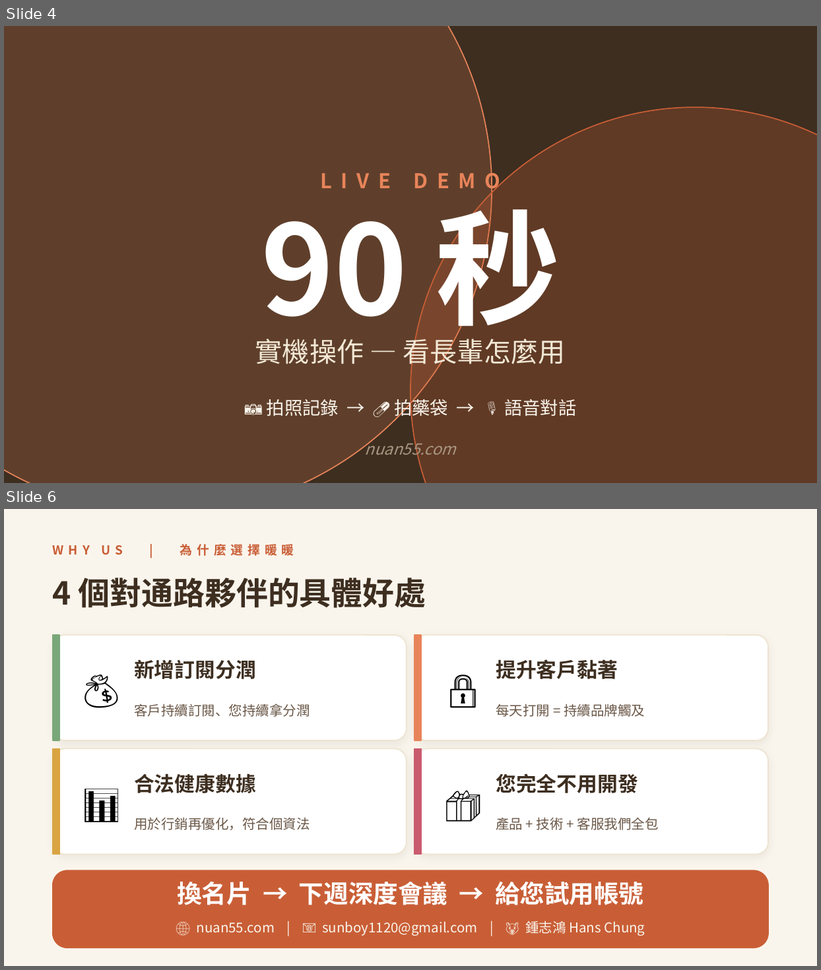
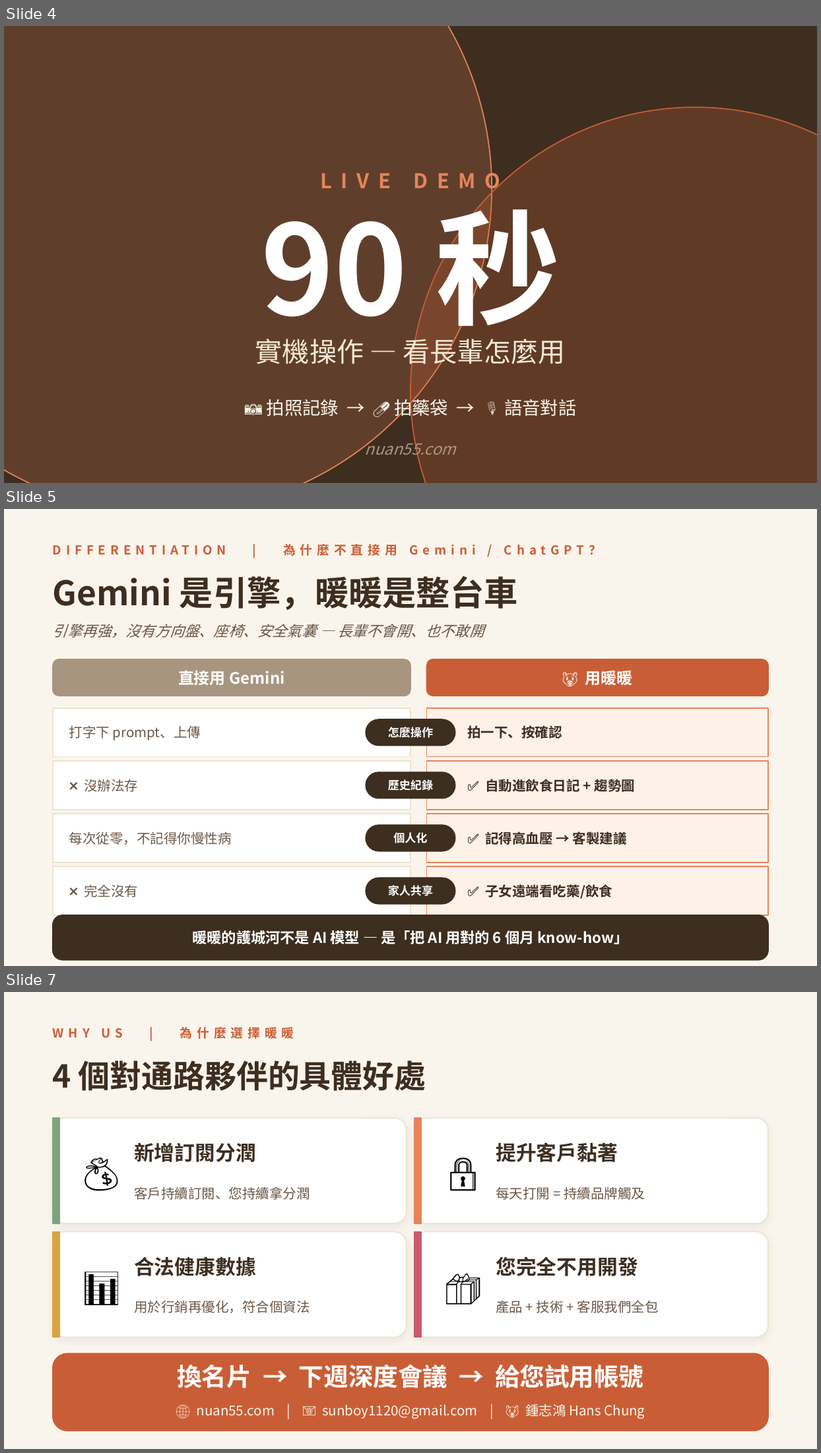
Before and after one commit to HansChung/55-health, a slide deck: pitch/暖暖-通路招商-5min.pptx. Shown one above the other, each under a label of ours: slides 4 and 6 before the commit, slides 4, 5 and 7 after it; the slides between them are not shown. The pictures are 821x970 and 821x1453 pixels, drawn with LibreOffice and Linux fonts; fonts in the diff are those of the drawing. Boxes give left, top, right and bottom in pixels: in the first picture for what was removed or moved away, otherwise in the second. Text is boxed around its words. In the diff, an @@ line names an element or a change of style, - is before the commit and + after.

Commit message:
feat: add differentiation slide (Gemini vs NuanNuan) as slide 5
Insert comparison slide between Live Demo and Partnership sections
to preempt the most common objection: 'why not just use Gemini?'

Now 7 slides total. Time per slide ~43 seconds.

```diff
--- a/pitch/暖暖-通路招商-5min.pptx
+++ b/pitch/暖暖-通路招商-5min.pptx
@@ slide 5 added at [4, 509, 817, 966], background #FAF5EC @@
@@ text added at [53, 544, 602, 556], 11 pt, text #C95E36, bold @@
+DIFFERENTIATION | 為什麼不直接用 Gemini / ChatGPT？
@@ text added at [53, 576, 518, 610], 30 pt, text #3D2E20, bold @@
+Gemini 是引擎，暖暖是整台車
@@ text added at [53, 624, 484, 638], 13 pt, text #6B5848, italic @@
+引擎再強，沒有方向盤、座椅、安全氣囊 — 長輩不會開、也不敢開
@@ rounded rectangle added at [53, 659, 411, 696], fill #A89580, outline #A89580 1 pt @@
@@ rounded rectangle added at [427, 659, 768, 696], fill #C95E36, outline #C95E36 1 pt @@
@@ text added at [178, 670, 285, 685], 14 pt, text #FFFFFF, bold @@
+直接用 Gemini
@@ text added at [585, 671, 633, 685], 14 pt, text #FFFFFF, bold @@
+🐻 用暖暖
@@ rectangle added at [53, 708, 411, 757], fill #FFFFFF, outline #EDE3D0 1 pt @@
@@ text added at [69, 726, 201, 741], 12 pt, text #6B5848 @@
+打字下 prompt、上傳
@@ rounded rectangle added at [366, 720, 455, 746], fill #3D2E20, outline #3D2E20 1 pt @@
@@ rectangle added at [427, 708, 768, 757], fill #FDF1E8, outline #E8845A 1 pt @@
@@ text added at [467, 725, 562, 739], 12 pt, text #3D2E20, bold @@
+拍一下、按確認
@@ text added at [388, 727, 433, 738], 10 pt, text #FFFFFF, bold @@
+怎麼操作
@@ rectangle added at [53, 761, 411, 810], fill #FFFFFF, outline #EDE3D0 1 pt @@
@@ rectangle added at [427, 761, 768, 810], fill #FDF1E8, outline #E8845A 1 pt @@
@@ text added at [84, 780, 138, 792], 12 pt, text #6B5848 @@
+❌ 沒辦法存
@@ rounded rectangle added at [366, 772, 455, 799], fill #3D2E20, outline #3D2E20 1 pt @@
@@ text added at [388, 780, 433, 791], 10 pt, text #FFFFFF, bold @@
+歷史紀錄
@@ text added at [485, 777, 636, 794], 12 pt, text #3D2E20, bold @@
+✅ 自動進飲食日記 + 趨勢圖
@@ rectangle added at [53, 814, 411, 863], fill #FFFFFF, outline #EDE3D0 1 pt @@
@@ rounded rectangle added at [366, 825, 455, 852], fill #3D2E20, outline #3D2E20 1 pt @@
@@ rectangle added at [427, 814, 768, 863], fill #FDF1E8, outline #E8845A 1 pt @@
@@ text added at [69, 832, 232, 845], 12 pt, text #6B5848 @@
+每次從零，不記得你慢性病
@@ text added at [393, 832, 427, 844], 10 pt, text #FFFFFF, bold @@
+個人化
@@ text added at [485, 830, 627, 847], 12 pt, text #3D2E20, bold @@
+✅ 記得高血壓 → 客製建議
@@ rectangle added at [53, 867, 411, 916], fill #FFFFFF, outline #EDE3D0 1 pt @@
@@ text added at [84, 885, 138, 898], 12 pt, text #6B5848 @@
+❌ 完全沒有
@@ rounded rectangle added at [366, 878, 455, 904], fill #3D2E20, outline #3D2E20 1 pt @@
@@ rectangle added at [427, 867, 768, 916], fill #FDF1E8, outline #E8845A 1 pt @@
@@ text added at [485, 885, 613, 899], 12 pt, text #3D2E20, bold @@
+✅ 子女遠端看吃藥/飲食
@@ text added at [388, 885, 433, 896], 10 pt, text #FFFFFF, bold @@
+家人共享
@@ rounded rectangle added at [53, 916, 768, 960], fill #3D2E20, outline #3D2E20 1 pt @@
@@ text added at [193, 929, 628, 947], 13 pt, text #FFFFFF, bold @@
+暖暖的護城河不是 AI 模型 — 是「把 AI 用對的 6 個月 know-how」
@@ what was slide 6 is now slide 7 @@
```
Also in this commit, not shown: 1 slide changed, 1 other file.
